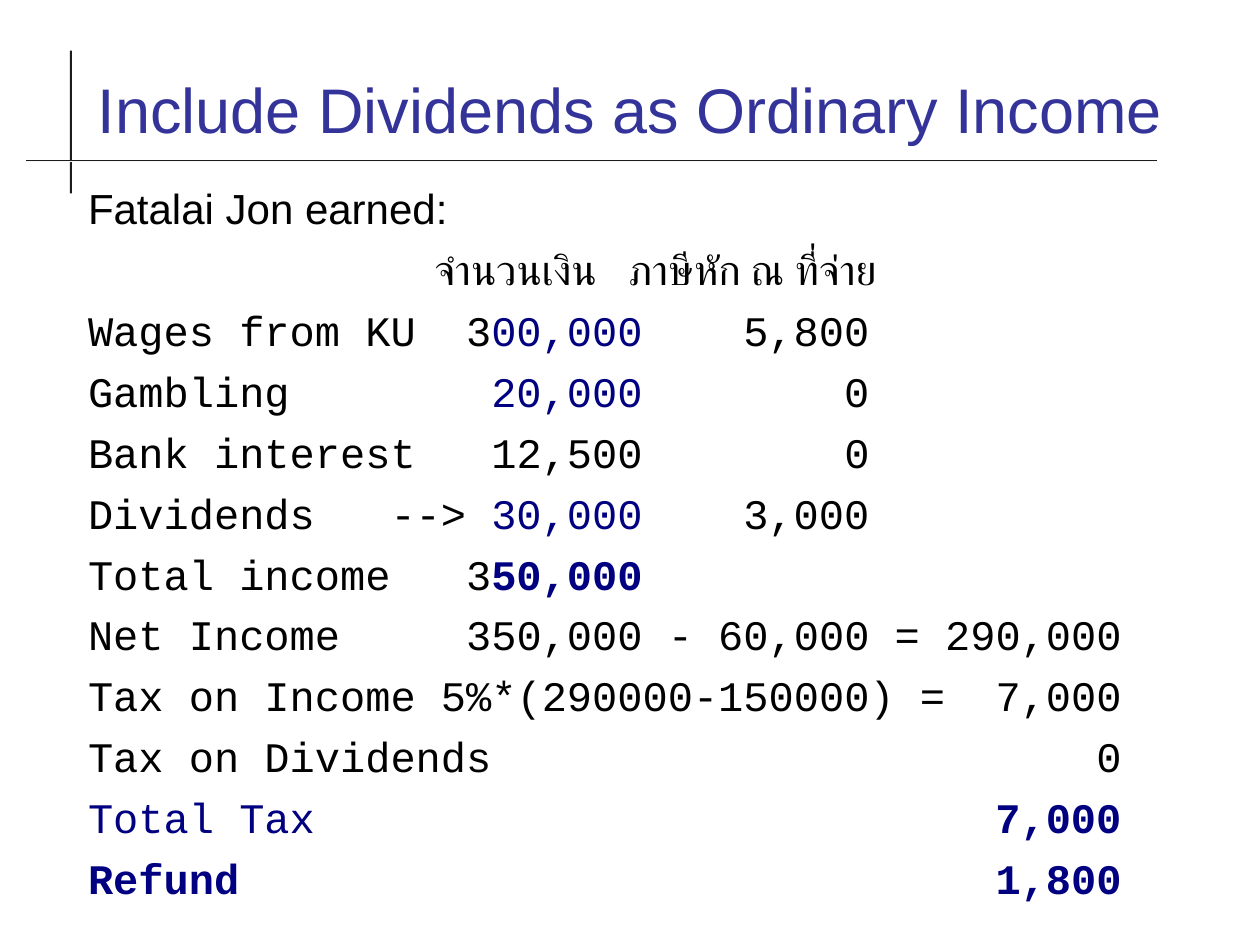
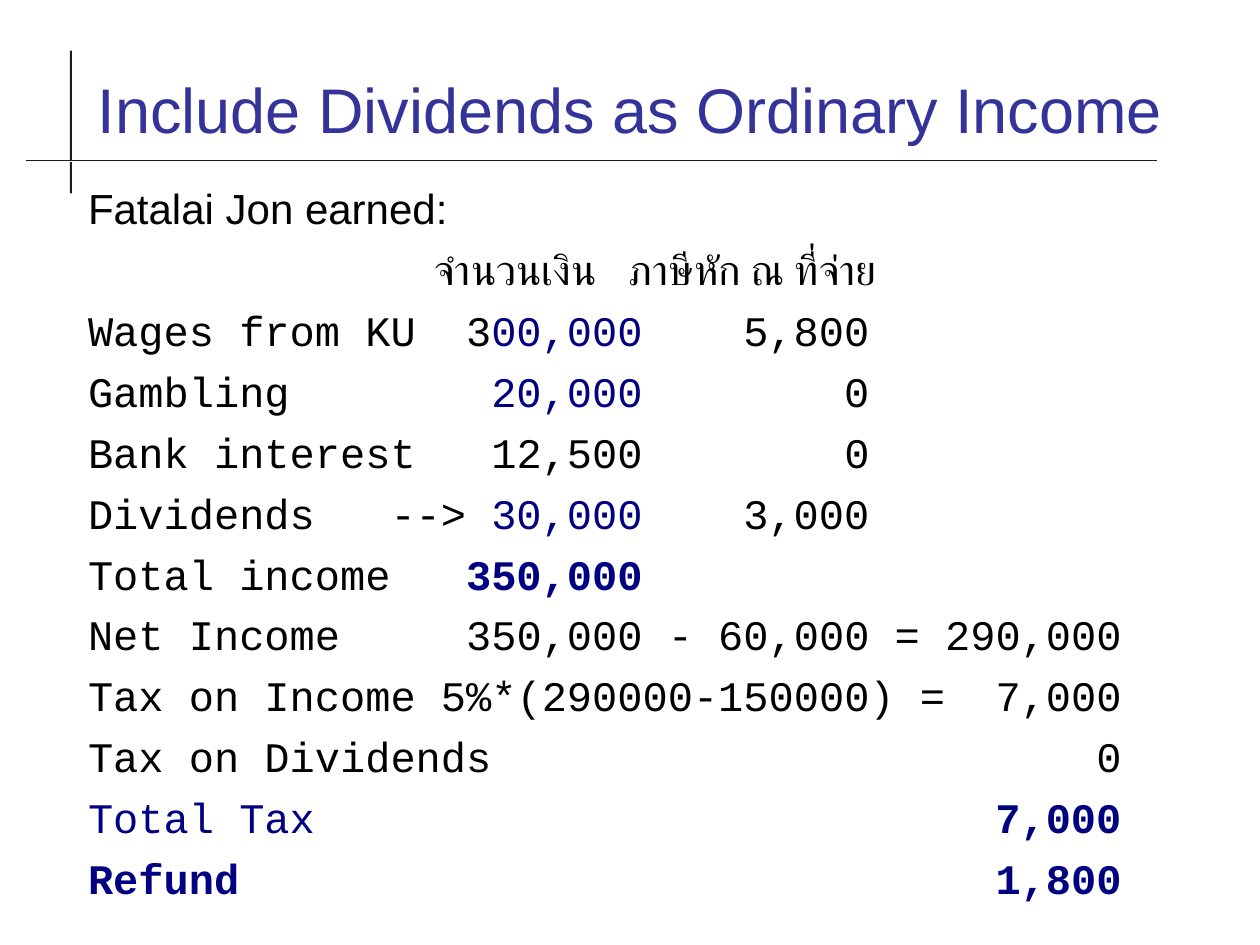
Before and after one commit to cpske/ISP, a slide deck: slide 13 of review/Week13-2022 Review Agile and Thai Tax.odp. Drawn at 1260x945 pixels with LibreOffice and Linux fonts; fonts in the diff are those of the drawing. Boxes give left, top, right and bottom in pixels: in the first picture for what was removed or moved away, otherwise in the second. Text is boxed around its words. In the diff, an @@ line names an element or a change of style, - is before the commit and + after.

```diff
--- a/review/Week13-2022 Review Agile and Thai Tax.odp
+++ b/review/Week13-2022 Review Agile and Thai Tax.odp
@@ text at (88, 559, 642, 598): text colour #000000 to #000080, bold on in "350,000" @@
```
Also in this commit, not shown: 4 other slides changed, 4 slides added, 1 slide removed, 2 other files.
